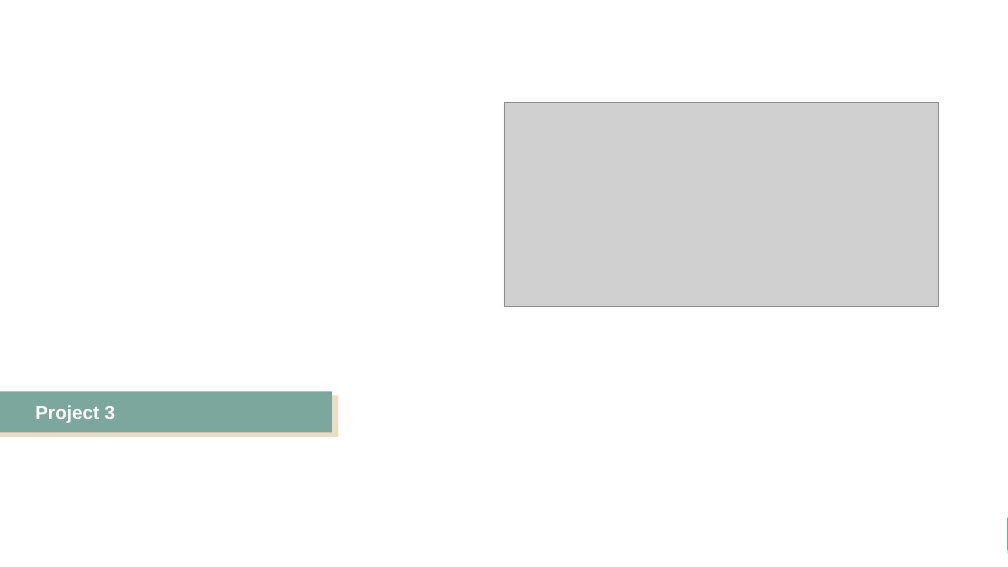
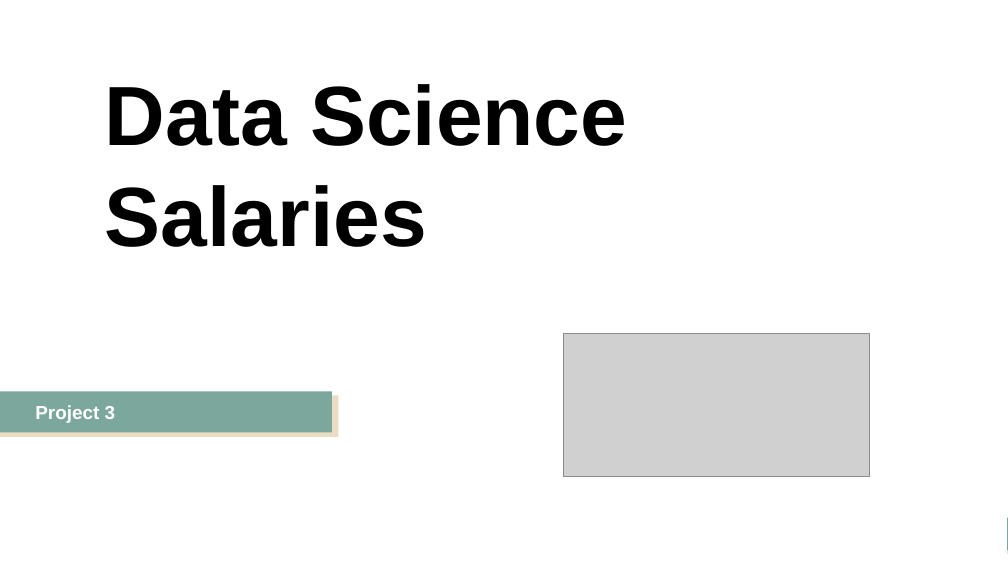
Before and after one commit to JeffPinegar/Project_3_DS_Salaries, a slide deck: slide 1 of DataScience_Salaries.pptx. Drawn at 1008x567 pixels with LibreOffice and Linux fonts; fonts in the diff are those of the drawing; grey boxes stand for pictures. Boxes give left, top, right and bottom in pixels: in the first picture for what was removed or moved away, otherwise in the second. Text is boxed around its words. In the diff, an @@ line names an element or a change of style, - is before the commit and + after.

```diff
--- a/DataScience_Salaries.pptx
+++ b/DataScience_Salaries.pptx
@@ text added at <box>105,84,627,247</box>, 80 pt, text #000000, bold @@
+Data Science Salaries
@@ picture: place and size @@
-picture at <box>504,103,939,306</box>
+picture at <box>563,333,870,477</box>
```
Also in this commit, not shown: 6 other slides changed, 7 slides added, 13 slides removed, 3 other files.
